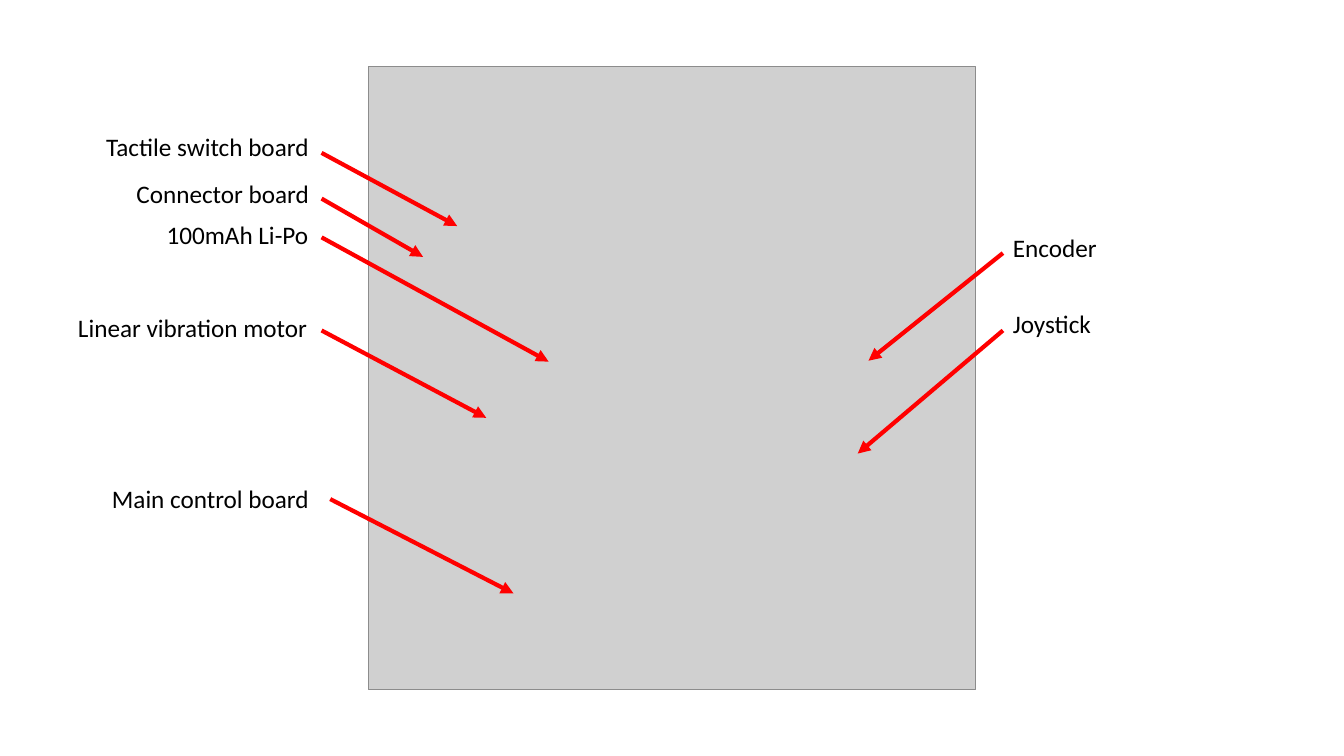
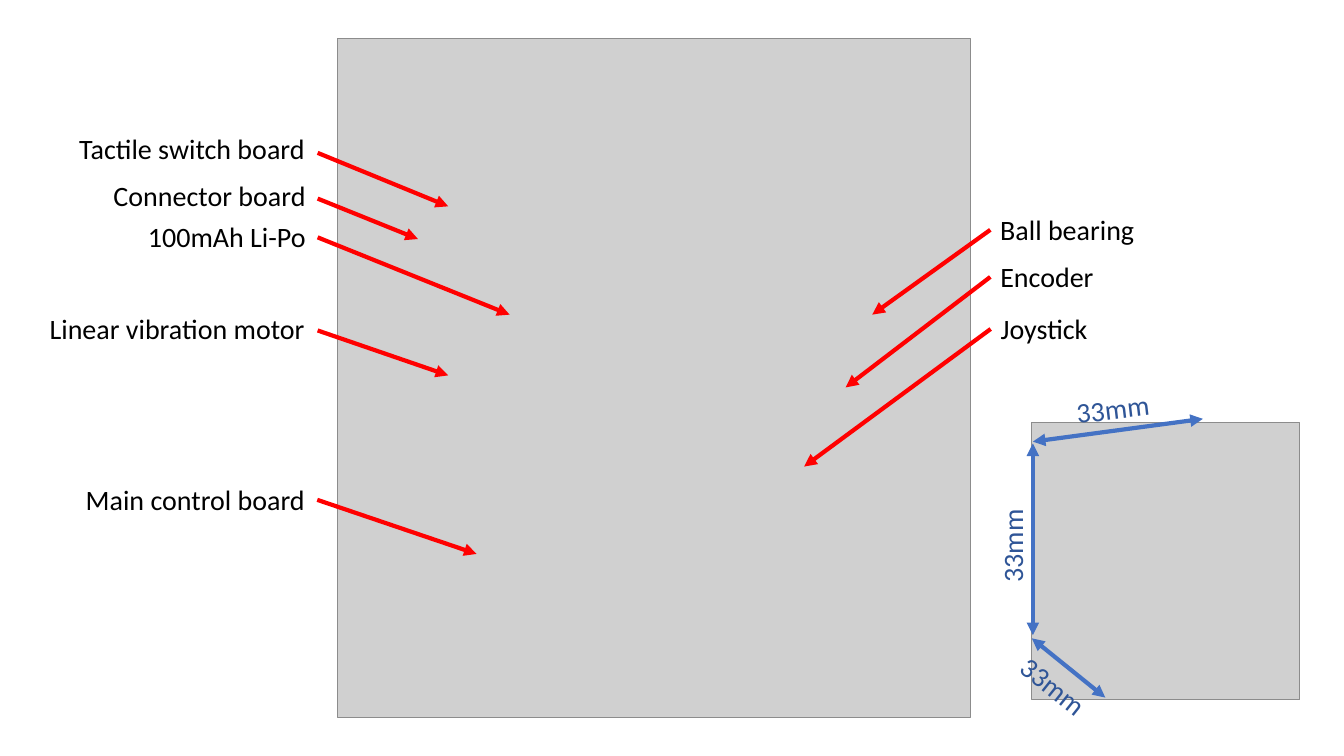
Before and after one commit to Ironman-007/Digital_Artifact, a slide deck: slide 1 of Docs/digital_artifact.pptx. Drawn at 1344x756 pixels with LibreOffice and Linux fonts; fonts in the diff are those of the drawing; grey boxes stand for pictures. Boxes give left, top, right and bottom in pixels: in the first picture for what was removed or moved away, otherwise in the second. Text is boxed around its words. In the diff, an @@ line names an element or a change of style, - is before the commit and + after.

```diff
--- a/Docs/digital_artifact.pptx
+++ b/Docs/digital_artifact.pptx
@@ picture resized from (x1=368, y1=67, x2=975, y2=691) to (x1=337, y1=39, x2=971, y2=718) @@
@@ text "Tactile switch board" moved from (x1=106, y1=138, x2=308, y2=157) to (x1=79, y1=139, x2=304, y2=160) @@
@@ text "Connector board" moved from (x1=136, y1=185, x2=309, y2=204) to (x1=113, y1=186, x2=305, y2=207) @@
@@ arrow moved from (322, 153) - (458, 226) to (318, 153) - (449, 207) @@
@@ arrow moved from (322, 199) - (423, 257) to (318, 199) - (418, 239) @@
@@ text "100mAh Li-Po" moved from (x1=167, y1=226, x2=308, y2=244) to (x1=148, y1=227, x2=305, y2=247) @@
@@ arrow moved from (322, 237) - (548, 362) to (318, 237) - (510, 315) @@
@@ arrow added from (990, 230) to (872, 315), #FF0000 3 pt @@
@@ text added at (x1=1000, y1=220, x2=1134, y2=245), 20 pt, text #000000 @@
+Ball bearing
@@ size 18 to 20 pt in 7 elements at (x1=148, y1=227, x2=305, y2=247), (x1=79, y1=139, x2=304, y2=160), (x1=1001, y1=319, x2=1088, y2=344), (x1=86, y1=490, x2=305, y2=511), (x1=113, y1=186, x2=305, y2=207), (x1=50, y1=319, x2=305, y2=340), (x1=1000, y1=267, x2=1093, y2=288) @@
@@ text "Encoder" moved from (x1=1013, y1=239, x2=1097, y2=257) to (x1=1000, y1=267, x2=1093, y2=288) @@
@@ arrow moved from (1003, 253) - (869, 361) to (990, 277) - (846, 387) @@
@@ text "Linear vibration motor" moved from (x1=78, y1=319, x2=307, y2=338) to (x1=50, y1=319, x2=305, y2=340) @@
@@ arrow moved from (1003, 331) - (858, 454) to (991, 329) - (805, 467) @@
@@ text "Joystick" moved from (x1=1013, y1=315, x2=1091, y2=337) to (x1=1001, y1=319, x2=1088, y2=344) @@
@@ arrow moved from (322, 331) - (486, 418) to (318, 331) - (449, 375) @@
@@ text added at (x1=1064, y1=381, x2=1163, y2=436), 20 pt, text #2F5597 @@
+33mm
@@ double arrow added from (1033, 442) to (1203, 419), #4472C4 3 pt @@
@@ picture added at (x1=1032, y1=422, x2=1301, y2=700) @@
@@ double arrow added from (1033, 444) to (1033, 635), #4472C4 3 pt @@
@@ text "Main control board" moved from (x1=112, y1=490, x2=308, y2=508) to (x1=86, y1=490, x2=305, y2=511) @@
@@ arrow moved from (331, 499) - (514, 594) to (318, 500) - (477, 555) @@
@@ text added at (x1=997, y1=516, x2=1031, y2=580), 20 pt, text #2F5597 @@
+33mm
@@ text added at (x1=1004, y1=640, x2=1105, y2=733), 20 pt, text #2F5597 @@
+33mm
@@ double arrow added from (1106, 698) to (1032, 638), #4472C4 3 pt @@
```
Also in this commit, not shown: 1 slide added, 13 other files.
